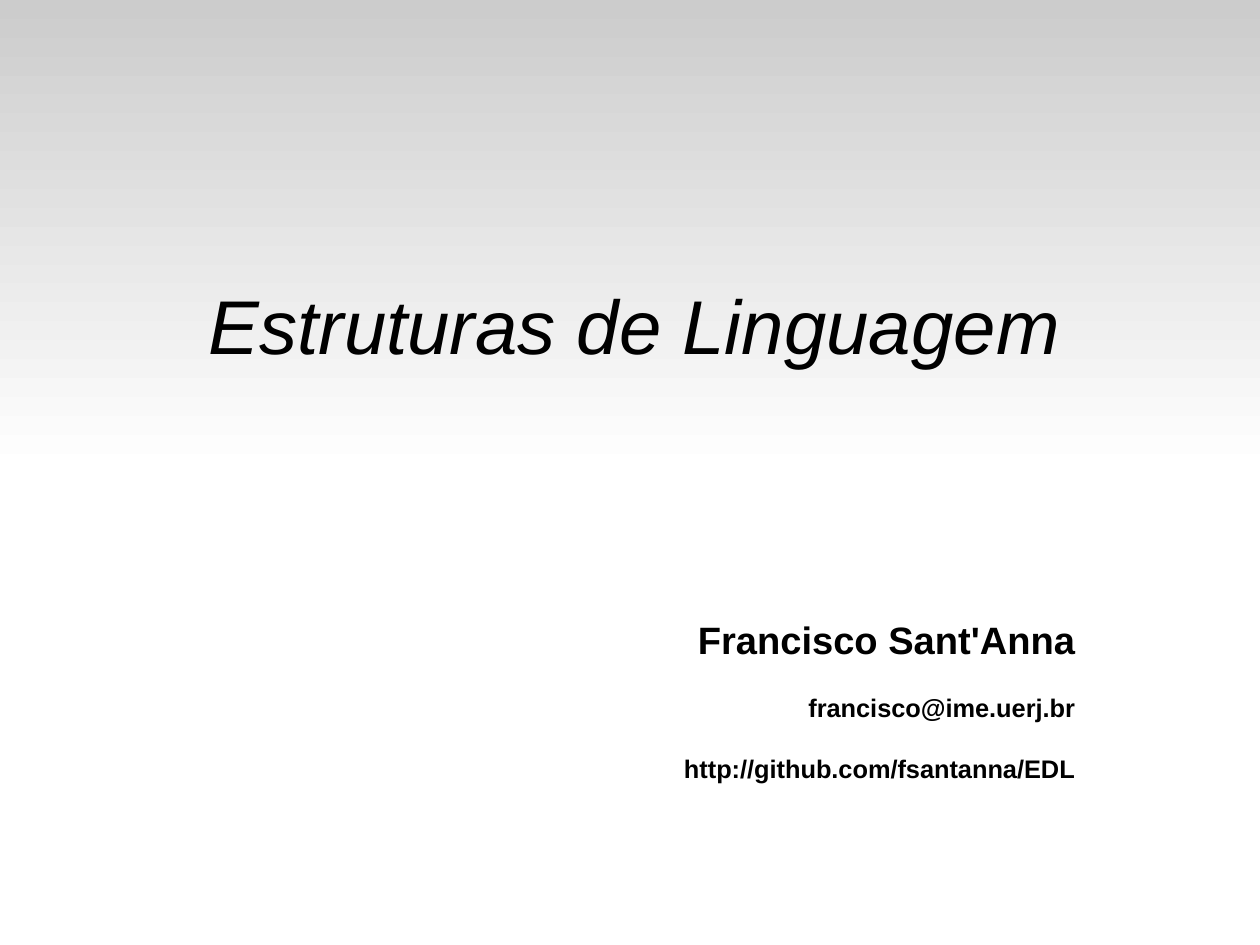
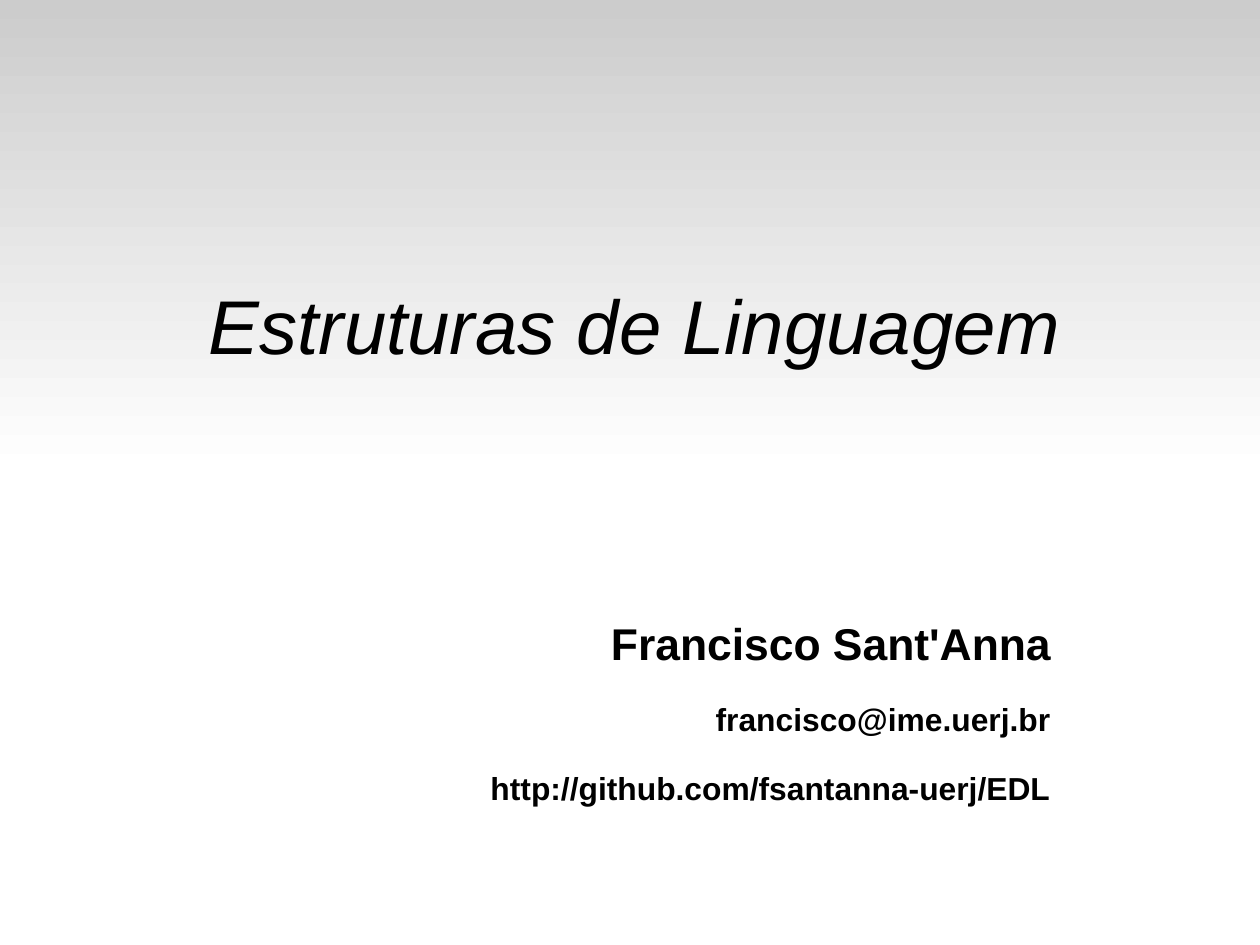
Before and after one commit to fsantanna-uerj/EDL, a slide deck: slide 1 of slides/edl-00.odp. Drawn at 1260x945 pixels with LibreOffice and Linux fonts; fonts in the diff are those of the drawing. Boxes give left, top, right and bottom in pixels: in the first picture for what was removed or moved away, otherwise in the second. Text is boxed around its words. In the diff, an @@ line names an element or a change of style, - is before the commit and + after.

```diff
--- a/slides/edl-00.odp
+++ b/slides/edl-00.odp
@@ text "Francisco Sant'Anna": place and size @@
-text "Francisco Sant'Anna" at (684, 626, 1075, 784)
+text "Francisco Sant'Anna" at (490, 627, 1051, 806)
@@ text at (611, 627, 1051, 737): size 24 to 28 pt in "Francisco Sant'Anna"; size 16 to 20 pt in "francisco@ime.uerj.br" @@
@@ text at (490, 777, 1049, 806): text changed; size 16 to 20 pt @@
-http://github.com/fsantanna/EDL
+http://github.com/fsantanna-uerj/EDL
```
Also in this commit, not shown: 4 other slides changed, 4 slides added, 1 slide removed, 1 other file.
